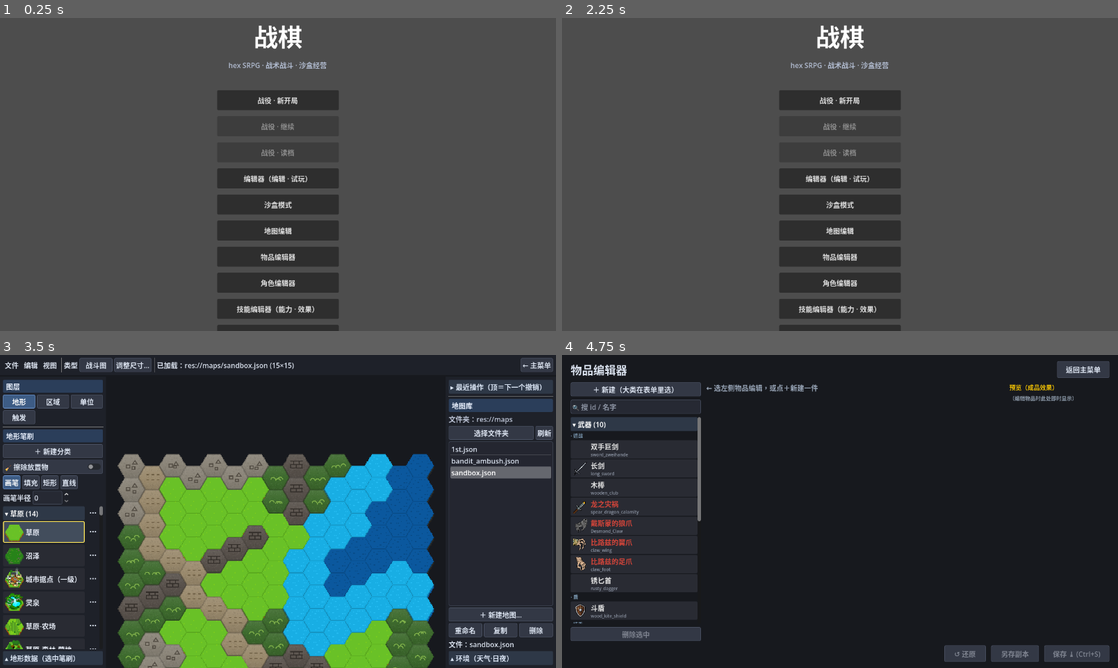
Above: before the commit, frames 1-4 (two rows, left to right).
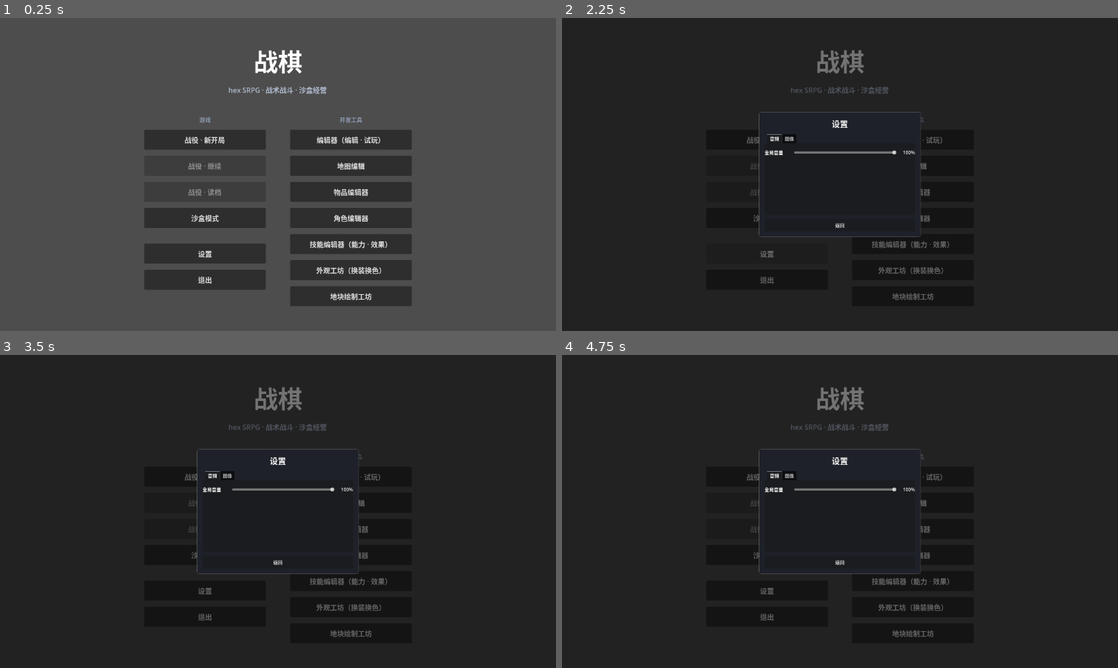
Above: after the commit, the same moments.

Repository: PileErico/SRPG
Game: Godot game, scene res://StartMenu.tscn
Same seed, same stepped clock (60 frames per second), same inputs: the game is played once before the commit and once after it.
Inputs (mouse positions are in pixels of both pictures, inside the frame that each line leads up to):
- Up to frame 1 (0.25 s): no input
- Up to frame 2 (2.25 s): click "沙盒模式" at 0.5 s; click "返回" at 1.25 s; click (767, 252) at 2 s, where only the run after the commit has a clickable "设置"
- Up to frame 3 (3.5 s): click "地图编辑" at 2.75 s
- Up to frame 4 (4.75 s): click (1101, 364) at 3.5 s, where only the run before the commit has a clickable "← 主菜单"; click "物品编辑器" at 4.25 s

The runs differ from the first frame. In frame 1, 17% of the frame differs, in the area x 26-74%, y 2-100%; in frame 2, 91%, in the area x 0-100%, y 0-100%; in frame 3, 54%; in frame 4, 9.2%.

Commit message:
feat(主菜单): 双列布局——游戏入口与开发工具左右分排
用户校准（暂不做二级页）：左列「游戏」＝战役×3/沙盒模式/设置/退出，
右列「开发工具」＝编辑·试玩/地图/物品/角色/技能/外观工坊/地块工坊，
各带灰字列头——一眼定位少滚视线。按钮回调/文案零改动，纯编排。

Co-Authored-By: Claude Fable 5 <noreply@anthropic.com>

Diff:
--- a/StartMenu.gd
+++ b/StartMenu.gd
@@ -39,20 +39,35 @@
 	box.add_child(subtitle)
 
 	box.add_child(_spacer(18))
-	box.add_child(_menu_button("战役 · 新开局", _on_new_campaign, false))
-	box.add_child(_menu_button("战役 · 继续", _on_continue_campaign, not SaveIO.list_slots().has(SaveIO.AUTO_SLOT)))
-	box.add_child(_menu_button("战役 · 读档", _on_load_campaign, SaveIO.list_slots().is_empty()))
-	box.add_child(_menu_button("编辑器（编辑 · 试玩）", _on_game, false))
-	box.add_child(_menu_button("沙盒模式", _on_sandbox, false))
-	box.add_child(_menu_button("地图编辑", _on_map_editor, false))
-	box.add_child(_menu_button("物品编辑器", _on_item_editor, false))
-	box.add_child(_menu_button("角色编辑器", _on_char_editor, false))
-	box.add_child(_menu_button("技能编辑器（能力 · 效果）", _on_skill_editor, false))
-	box.add_child(_menu_button("外观工坊（换装换色）", _on_appearance_workshop, false))
-	box.add_child(_menu_button("地块绘制工坊", _on_terrain_workshop, false))
-	box.add_child(_menu_button("设置", _on_settings, false))
-	box.add_child(_spacer(8))
-	box.add_child(_menu_button("退出", _on_quit, false))
+	# 双列布局（2026-07-15 用户校准：玩家菜单 vs 开发工具左右分排——一眼定位，暂不做二级页）
+	var cols := HBoxContainer.new()
+	cols.add_theme_constant_override("separation", 56)
+	cols.alignment = BoxContainer.ALIGNMENT_CENTER
+	box.add_child(cols)
+	# 左列：游戏（玩家入口）
+	var left := VBoxContainer.new()
+	left.add_theme_constant_override("separation", 14)
+	cols.add_child(left)
+	left.add_child(_col_header("游戏"))
+	left.add_child(_menu_button("战役 · 新开局", _on_new_campaign, false))
+	left.add_child(_menu_button("战役 · 继续", _on_continue_campaign, not SaveIO.list_slots().has(SaveIO.AUTO_SLOT)))
+	left.add_child(_menu_button("战役 · 读档", _on_load_campaign, SaveIO.list_slots().is_empty()))
+	left.add_child(_menu_button("沙盒模式", _on_sandbox, false))
+	left.add_child(_spacer(8))
+	left.add_child(_menu_button("设置", _on_settings, false))
+	left.add_child(_menu_button("退出", _on_quit, false))
+	# 右列：开发工具（编辑器 · 工坊）
+	var right := VBoxContainer.new()
+	right.add_theme_constant_override("separation", 14)
+	cols.add_child(right)
+	right.add_child(_col_header("开发工具"))
+	right.add_child(_menu_button("编辑器（编辑 · 试玩）", _on_game, false))
+	right.add_child(_menu_button("地图编辑", _on_map_editor, false))
+	right.add_child(_menu_button("物品编辑器", _on_item_editor, false))
+	right.add_child(_menu_button("角色编辑器", _on_char_editor, false))
+	right.add_child(_menu_button("技能编辑器（能力 · 效果）", _on_skill_editor, false))
+	right.add_child(_menu_button("外观工坊（换装换色）", _on_appearance_workshop, false))
+	right.add_child(_menu_button("地块绘制工坊", _on_terrain_workshop, false))
 
 func _menu_button(text: String, cb: Callable, disabled: bool) -> Button:
 	var b := Button.new()
@@ -62,6 +77,15 @@
 	if not disabled and cb.is_valid():
 		b.pressed.connect(cb)
 	return b
+
+# 列头小标（双列布局）：居中灰字
+func _col_header(text: String) -> Label:
+	var l := Label.new()
+	l.text = text
+	l.horizontal_alignment = HORIZONTAL_ALIGNMENT_CENTER
+	l.add_theme_font_size_override("font_size", 13)
+	l.add_theme_color_override("font_color", Color(0.55, 0.6, 0.68))
+	return l
 
 func _spacer(h: int) -> Control:
 	var c := Control.new()
